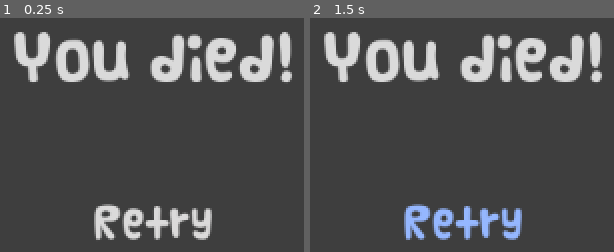
Above: before the commit, frames 1-2 (left to right).
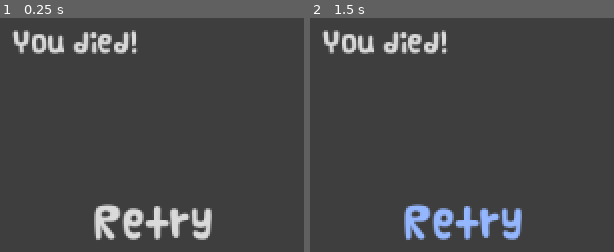
Above: after the commit, the same moments.

Repository: Rattle-Knight/Lab-Fracture
Game: Godot game, scene res://scenes/death.tscn
Two runs of this game, one before a commit and one after it. Both use one fixed random seed, a clock stepped at 60 frames per second and the inputs below. This scene is started directly instead of the project's main scene.
Inputs:
- Up to frame 1 (0.25 s): no input
- Up to frame 2 (1.5 s): click "Retry" at 0.5 s; click "Retry" at 1.25 s

The runs differ from the first frame. In frame 1, 10% of the frame differs, in the area x 3-97%, y 5-28%; in frame 2, 10%.

Commit message:
repush

Diff:
--- a/resources/text.tres
+++ b/resources/text.tres
@@ -4,5 +4,5 @@
 
 [resource]
 Label/colors/font_color = Color(0.854902, 0.854902, 0.854902, 1)
-Label/font_sizes/font_size = 36
+Label/font_sizes/font_size = 16
 Label/fonts/font = ExtResource("1_mi0cc")
